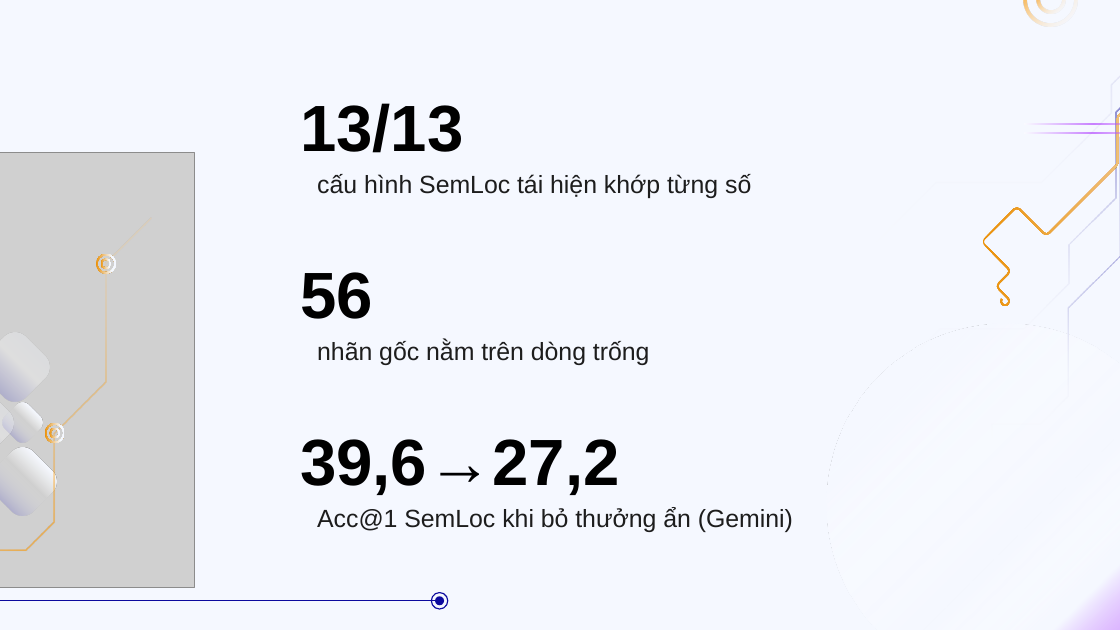
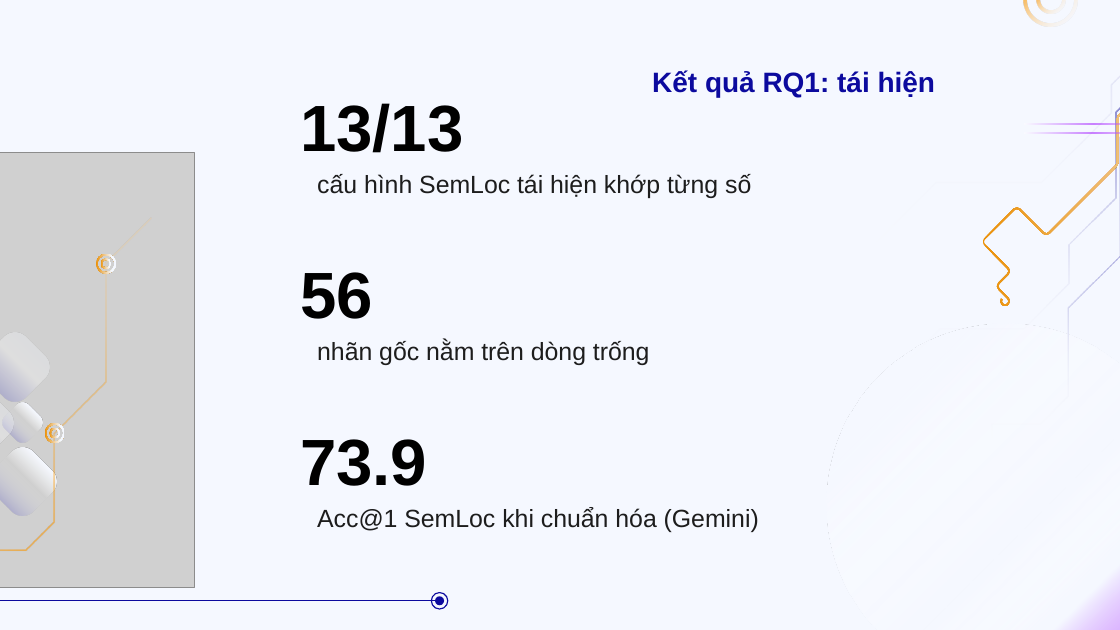
Before and after one commit to doanan293/grounded-or-guessed, a slide deck: slide 9 of docs/presentation/bao-cao-lan-1.pptx (slide 18 before the commit). Drawn at 1120x630 pixels with LibreOffice and Linux fonts; fonts in the diff are those of the drawing; grey boxes stand for pictures. Boxes give left, top, right and bottom in pixels: in the first picture for what was removed or moved away, otherwise in the second. Text is boxed around its words. In the diff, an @@ line names an element or a change of style, - is before the commit and + after.

```diff
--- a/docs/presentation/bao-cao-lan-1.pptx
+++ b/docs/presentation/bao-cao-lan-1.pptx
@@ text added at box(652, 70, 936, 97), 18 pt, text #0C0A9E, bold @@
+Kết quả RQ1: tái hiện
@@ title at box(300, 439, 427, 486): text changed @@
-39,6→27,2
+73.9
@@ subtitle at box(317, 507, 759, 532): text changed @@
-Acc@1 SemLoc khi bỏ thưởng ẩn (Gemini)
+Acc@1 SemLoc khi chuẩn hóa (Gemini)
```
Also in this commit, not shown: 7 other slides changed, 1 slide added, 11 slides removed, 2 other files.
